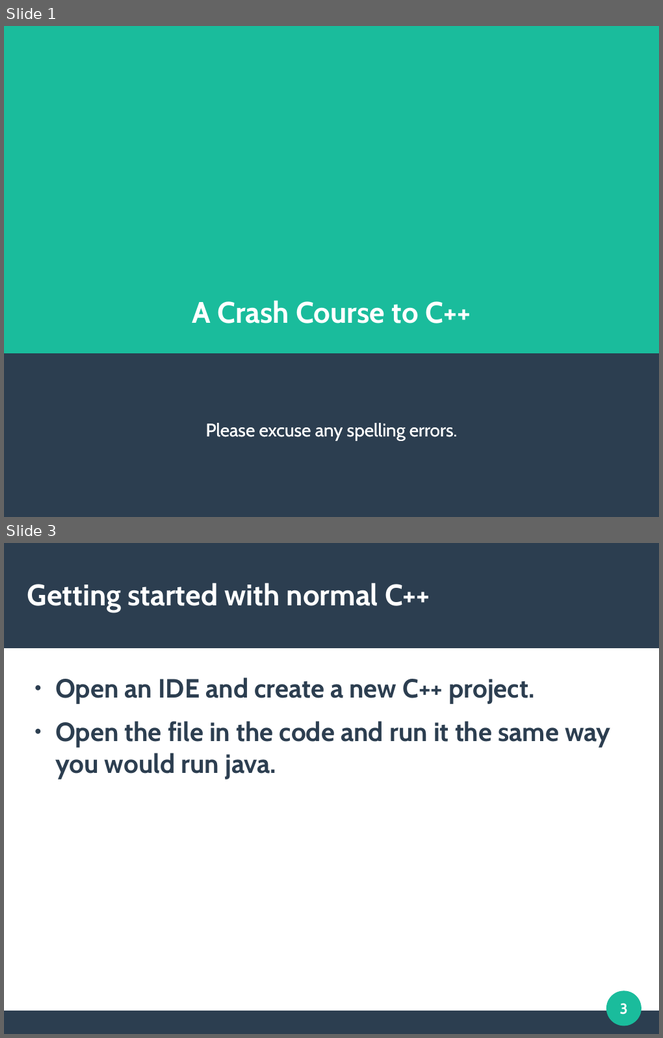
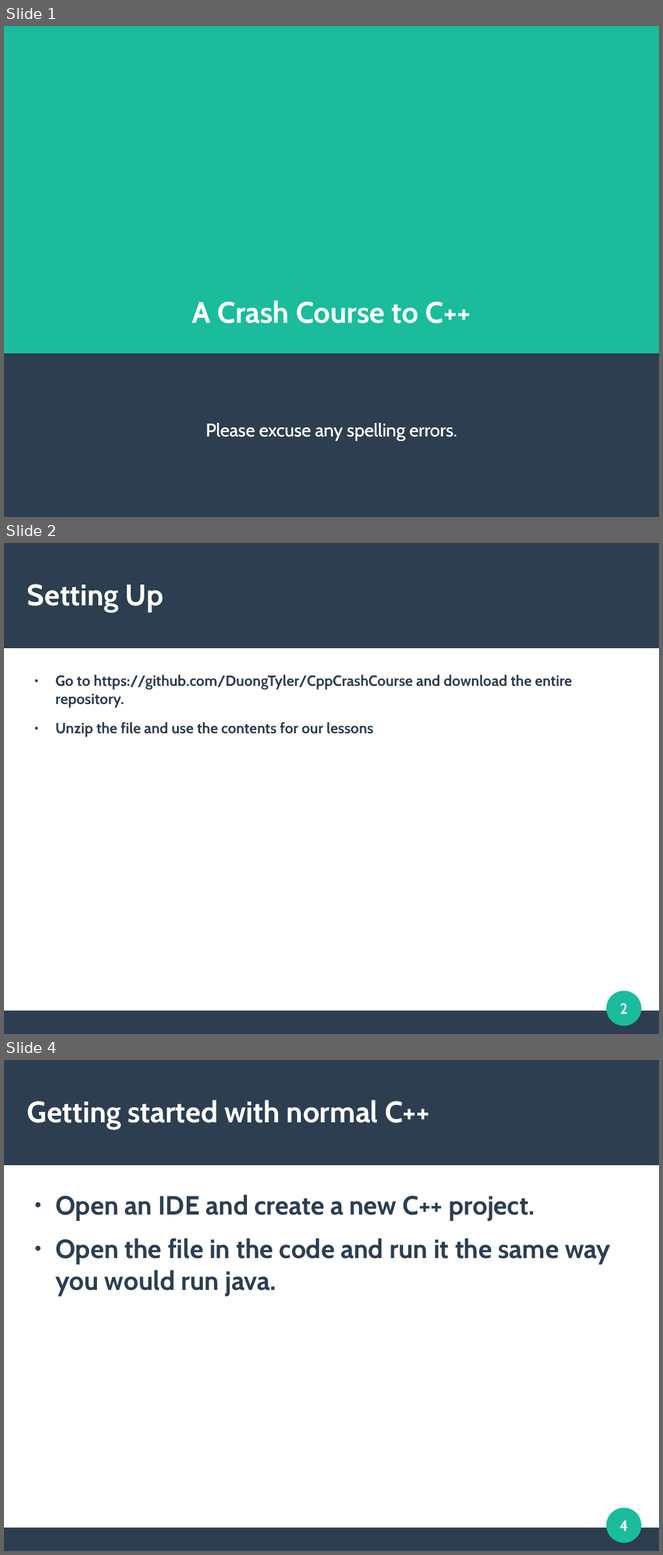
Before and after one commit to DuongTyler/CppCrashCourse, a slide deck: CPP.odp. Shown one above the other, each under a label of ours: slides 1 and 3 before the commit, slides 1, 2 and 4 after it; the slides between them are not shown. The pictures are 663x1038 and 663x1555 pixels, drawn with LibreOffice and Linux fonts; fonts in the diff are those of the drawing. Boxes give left, top, right and bottom in pixels: in the first picture for what was removed or moved away, otherwise in the second. Text is boxed around its words. In the diff, an @@ line names an element or a change of style, - is before the commit and + after.

Commit message:
added a new ODP presentation file with changes to include the links to the github site

```diff
--- a/CPP.odp
+++ b/CPP.odp
@@ slide 2 added at (4, 543, 659, 1034), background #FFFFFF; not listed: 3 template elements that a slide beside it also shows @@
@@ title added at (27, 584, 163, 613), 36 pt, text #FFFFFF, bold @@
+Setting Up
@@ text added at (55, 675, 572, 737), 18 pt, text #2C3E50, bold @@
+● Go to https://github.com/DuongTyler/CppCrashCourse and download the entire repository.
+● Unzip the file and use the contents for our lessons
@@ page number added at (620, 1003, 628, 1014), 18 pt, text #FFFFFF, bold @@
+2
@@ what was slide 3 is now slide 4 @@
@@ page number at (620, 1521, 628, 1531): text changed @@
-3
+4
```
Also in this commit, not shown: 3 slides changed.
